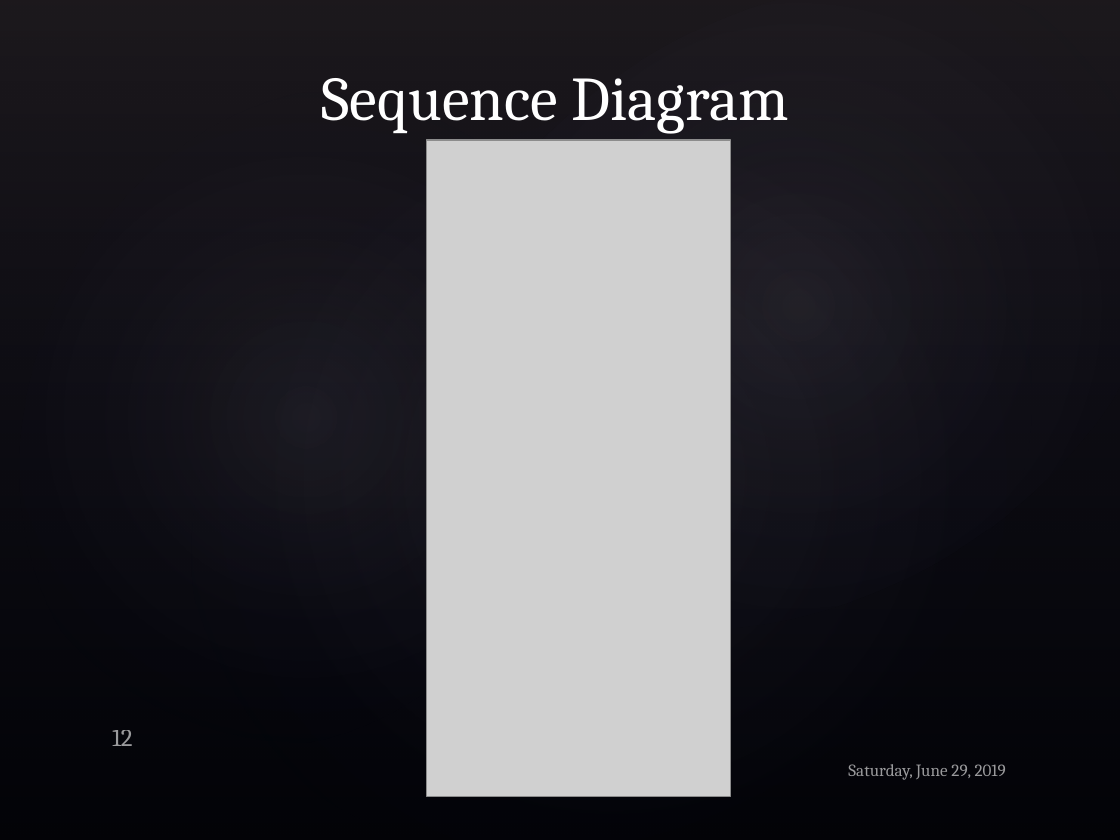
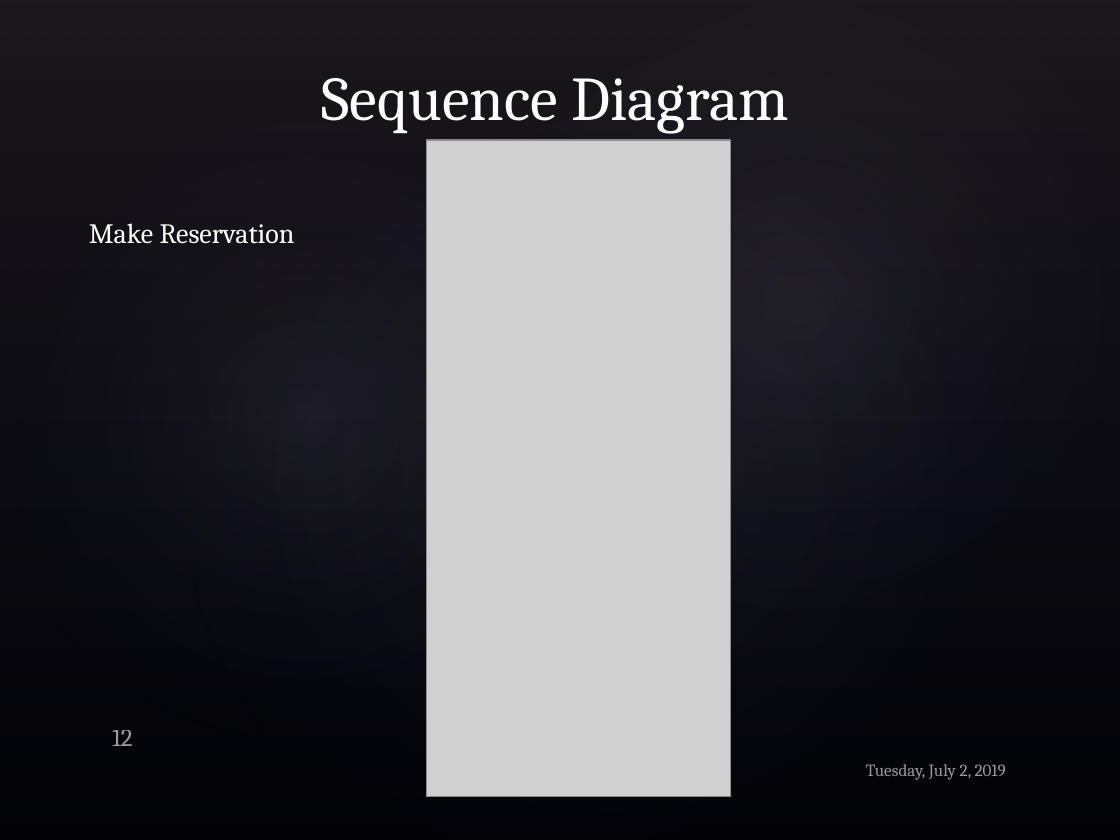
Before and after one commit to iv1660yg/MSU-ICS-370, a slide deck: slide 12 of Project_Elaboration_1.pptx. Drawn at 1120x840 pixels with LibreOffice and Linux fonts; fonts in the diff are those of the drawing; grey boxes stand for pictures; background and template pictures are left out. Boxes give left, top, right and bottom in pixels: in the first picture for what was removed or moved away, otherwise in the second. Text is boxed around its words. In the diff, an @@ line names an element or a change of style, - is before the commit and + after.

```diff
--- a/Project_Elaboration_1.pptx
+++ b/Project_Elaboration_1.pptx
@@ text added at <box>89,223,295,244</box>, 18 pt, text #FFFFFF @@
+Make Reservation
@@ text at <box>866,764,1006,780</box>: text changed @@
-Saturday, June 29, 2019
+Tuesday, July 2, 2019
```
Also in this commit, not shown: 7 other slides changed.
